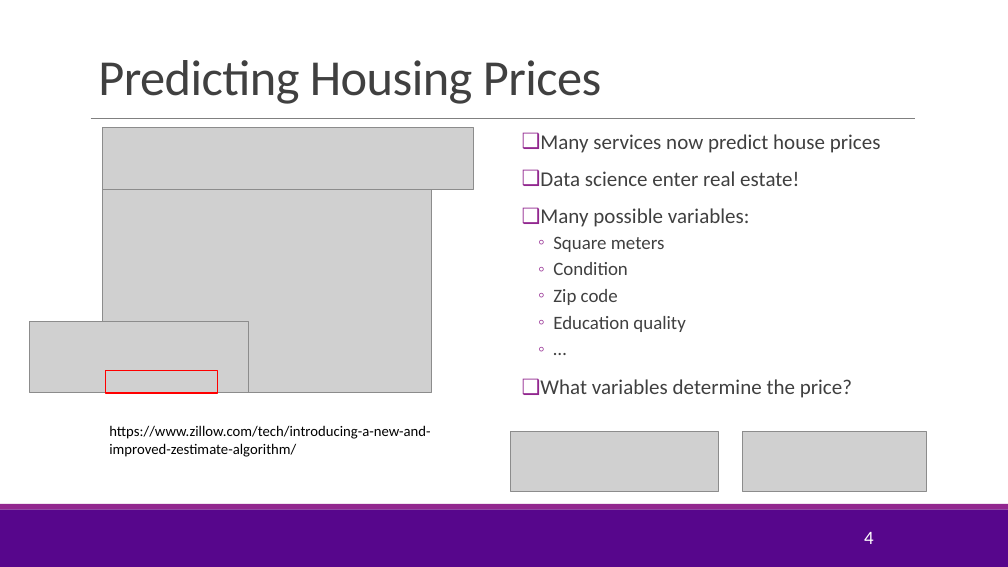
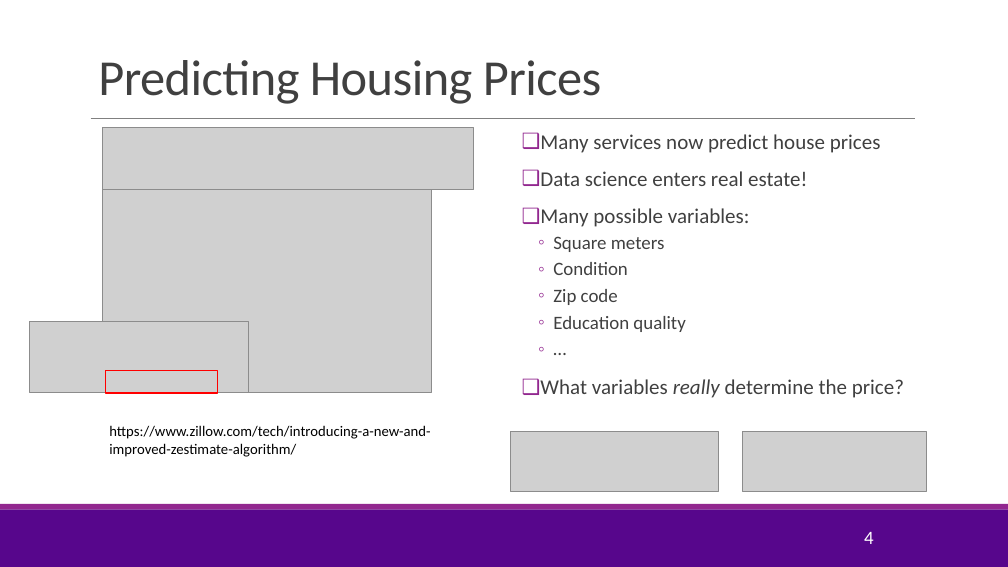
Before and after one commit to sdrangan/introml, a slide deck: slide 4 of lectures/Lect05_Lasso.pptx. Drawn at 1008x567 pixels with LibreOffice and Linux fonts; fonts in the diff are those of the drawing; grey boxes stand for pictures; background and template pictures are left out. Boxes give left, top, right and bottom in pixels: in the first picture for what was removed or moved away, otherwise in the second. Text is boxed around its words. In the diff, an @@ line names an element or a change of style, - is before the commit and + after.

```diff
--- a/lectures/Lect05_Lasso.pptx
+++ b/lectures/Lect05_Lasso.pptx
@@ text at <box>540,171,807,186</box>: text changed @@
-❑ Data science enter real estate!
+❑ Data science enters real estate!
@@ text at <box>540,379,904,398</box>: text changed @@
-❑ What variables determine the price?
+❑ What variables really determine the price?
```
Also in this commit, not shown: 16 other slides changed, 4 slides added, 2 slides removed, 4 other files.
